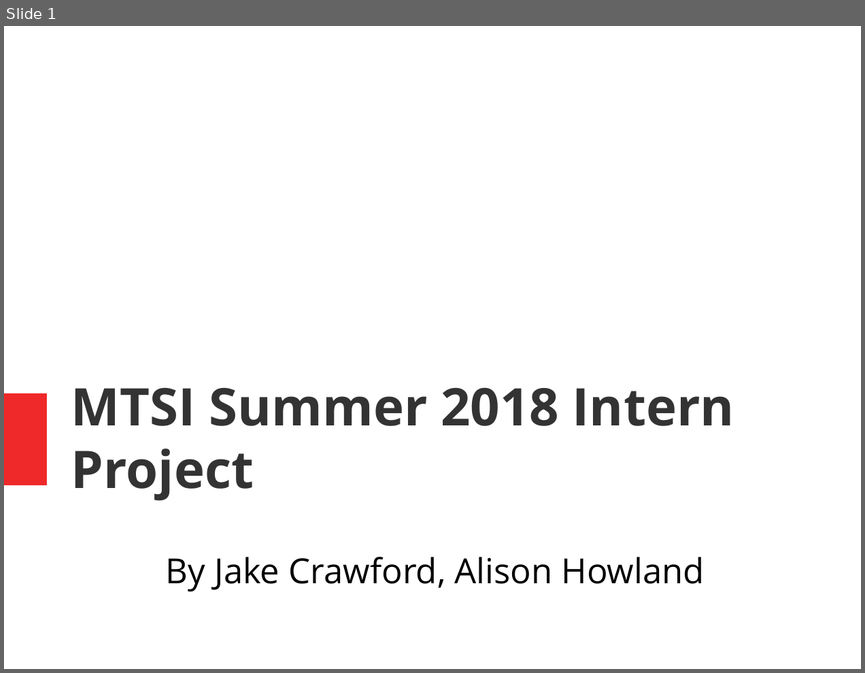
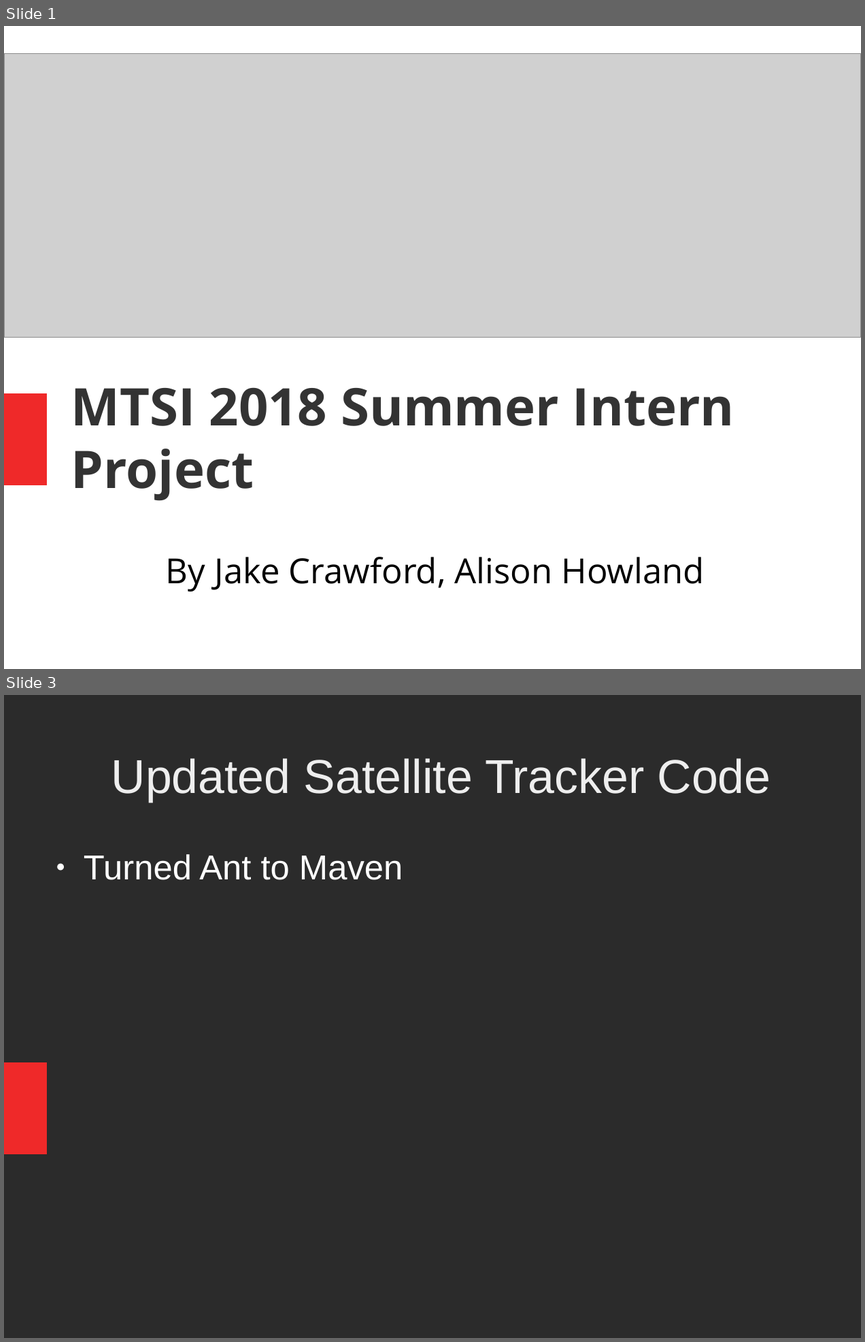
Before and after one commit to alisonhowland/twitter-geotag-analytics, a slide deck: presentation/presentation_powerpoint.pptx. Shown one above the other, each under a label of ours: slide 1 before the commit, slides 1 and 3 after it; the slides between them are not shown. The pictures are 865x673 and 865x1342 pixels, drawn with LibreOffice and Linux fonts; fonts in the diff are those of the drawing; grey boxes stand for pictures; background and template pictures are left out; a plain dark background stands for a picture behind light text. Boxes give left, top, right and bottom in pixels: in the first picture for what was removed or moved away, otherwise in the second. Text is boxed around its words. In the diff, an @@ line names an element or a change of style, - is before the commit and + after.

```diff
--- a/presentation/presentation_powerpoint.pptx
+++ b/presentation/presentation_powerpoint.pptx
@@ slide 3 added at (x1=4, y1=695, x2=861, y2=1338), background picture (left out); not listed: 1 template element that a slide beside it also shows @@
@@ text added at (x1=111, y1=758, x2=771, y2=802), 44 pt, text #EEEEEE @@
+Updated Satellite Tracker Code
@@ text added at (x1=84, y1=854, x2=402, y2=880), 32 pt, text #FFFFFF @@
+● Turned Ant to Maven
@@ slide 1 changed as well @@
@@ picture added at (x1=4, y1=54, x2=861, y2=337) @@
@@ text at (x1=71, y1=387, x2=734, y2=501): text changed @@
-MTSI Summer 2018 Intern Project
+MTSI 2018 Summer Intern Project
```
Also in this commit, not shown: 2 other slides added, 1 slide removed, 1 other file.
